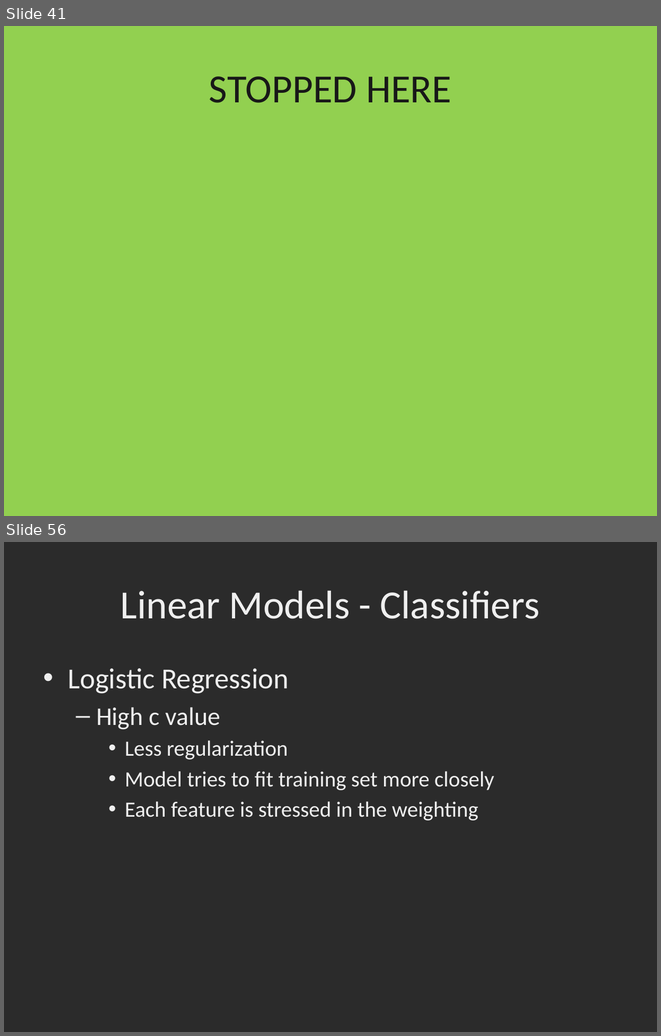
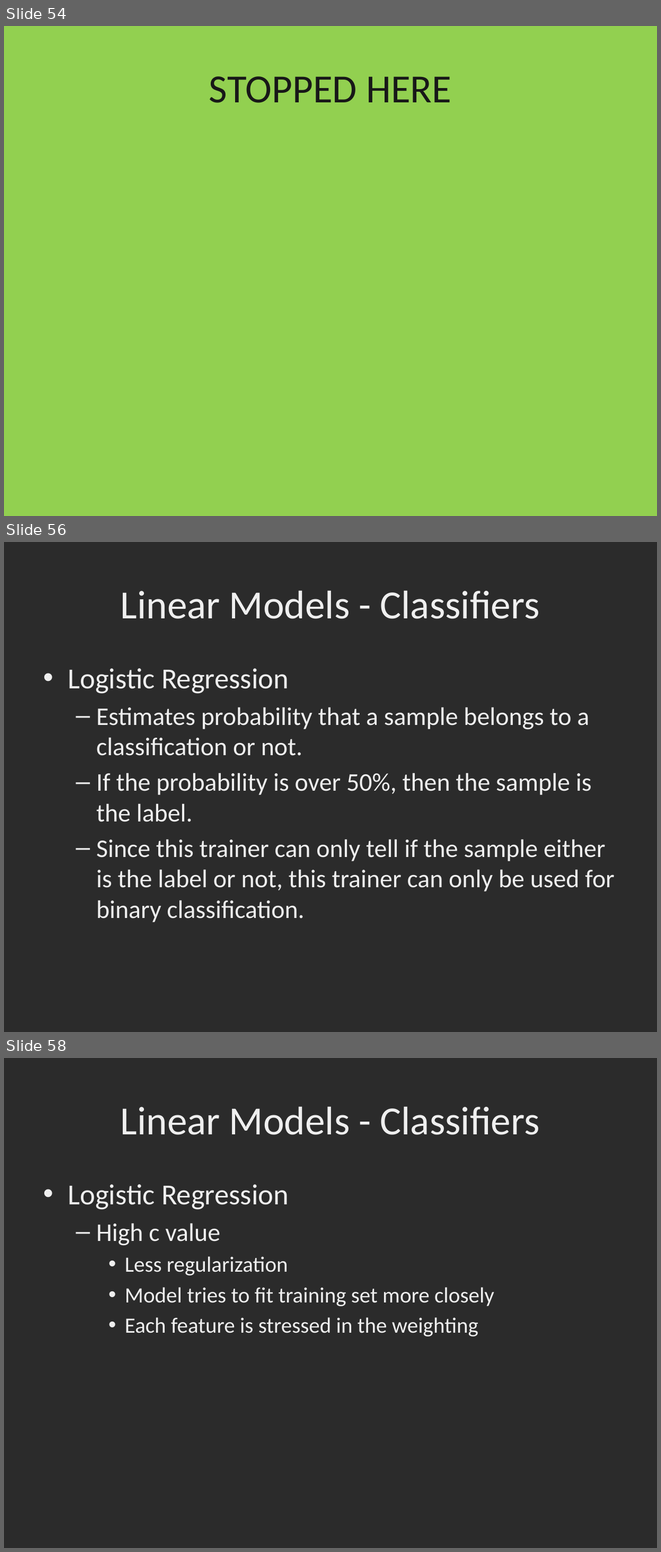
Before and after one commit to dbowmans46/PracticalProgramming, a slide deck: Session 7 - Python/Instructional Material/Session 7 - Python Brief Intro to Machine Learning with Scikit Learn.pptx. Shown one above the other, each under a label of ours: slides 41 and 56 before the commit, slides 54, 56 and 58 after it; the slides between them are not shown. The pictures are 661x1036 and 661x1552 pixels, drawn with LibreOffice and Linux fonts; fonts in the diff are those of the drawing; background and template pictures are left out; a plain dark background stands for a picture behind light text. Boxes give left, top, right and bottom in pixels: in the first picture for what was removed or moved away, otherwise in the second. Text is boxed around its words. In the diff, an @@ line names an element or a change of style, - is before the commit and + after.

Commit message:
Added docstrings to MLHelper, fixed linear equations in slides, added SVM slides, updated logistic regression and regularization slides, SVM code, fixed Logistic Regression code.

```diff
--- a/Session 7 - Python/Instructional Material/Session 7 - Python Brief Intro to Machine Learning with Scikit Learn.pptx
+++ b/Session 7 - Python/Instructional Material/Session 7 - Python Brief Intro to Machine Learning with Scikit Learn.pptx
@@ slide 56 added at [4,542,657,1032], background picture (left out) @@
@@ title added at [121,590,540,619], 44 pt, text #EFEFEF @@
+Linear Models - Classifiers
@@ text added at [68,668,614,922], 28 pt, text #EFEFEF @@
+• Logistic Regression
+  – Estimates probability that a sample belongs to a classification or not.
+  – If the probability is over 50%, then the sample is the label.
+  – Since this trainer can only tell if the sample either is the label or not, this trainer can only be used for binary classification.
@@ what was slide 41 is now slide 54 @@
@@ what was slide 56 is now slide 58 @@
```
Also in this commit, not shown: 3 slides changed, 9 other slides added, 1 slide removed, 2 other files.
